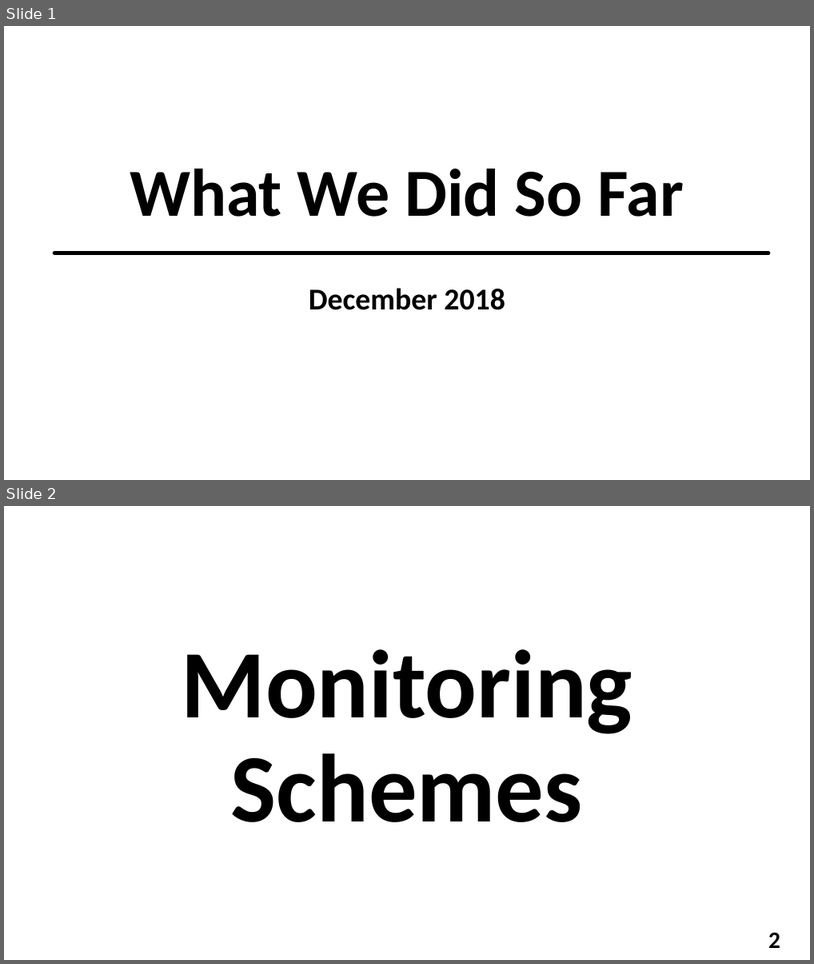
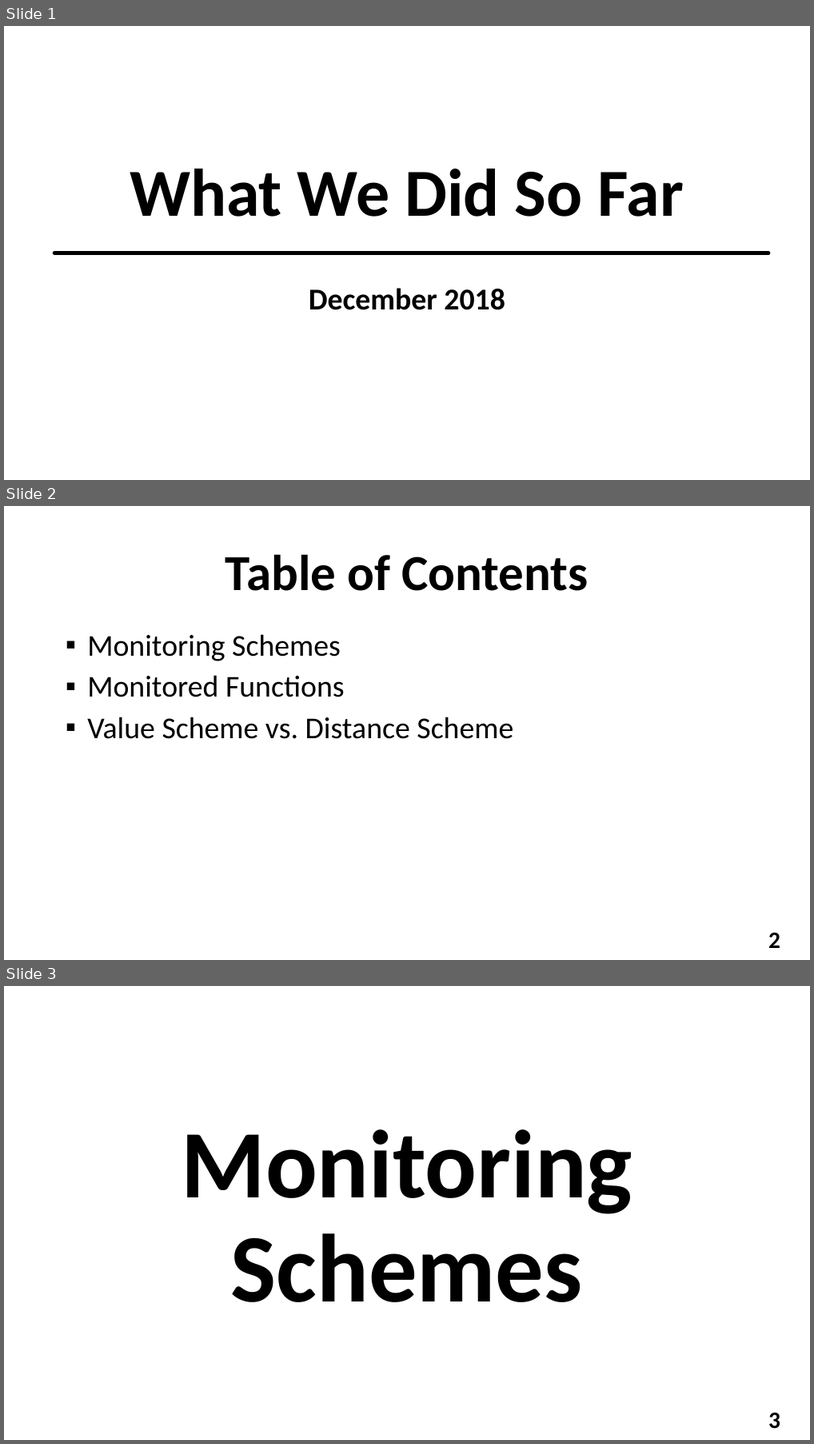
Before and after one commit to YuvalAlf/Distributed-Monitoring, a slide deck: What We Did So Far Dec 2018.pptx. Shown one above the other, each under a label of ours: slides 1 and 2 before the commit, slides 1, 2 and 3 after it. The pictures are 814x964 and 814x1444 pixels, drawn with LibreOffice and Linux fonts; fonts in the diff are those of the drawing; background and template pictures are left out. Boxes give left, top, right and bottom in pixels: in the first picture for what was removed or moved away, otherwise in the second. Text is boxed around its words. In the diff, an @@ line names an element or a change of style, - is before the commit and + after.

```diff
--- a/What We Did So Far Dec 2018.pptx
+++ b/What We Did So Far Dec 2018.pptx
@@ slide 2 added at (x1=4, y1=506, x2=810, y2=960), background picture (left out); not listed: 1 template element that a slide beside it also shows @@
@@ title added at (x1=226, y1=554, x2=588, y2=591), 60 pt, text #000000, bold @@
+Table of Contents
@@ text added at (x1=87, y1=634, x2=514, y2=739), 36 pt, text #000000 @@
+▪ Monitoring Schemes
+▪ Monitored Functions
+▪ Value Scheme vs. Distance Scheme
@@ what was slide 2 is now slide 3 @@
@@ page number at (x1=769, y1=1412, x2=781, y2=1428): text changed @@
-2
+3
```
Also in this commit, not shown: 4 slides changed, 15 other slides added.
